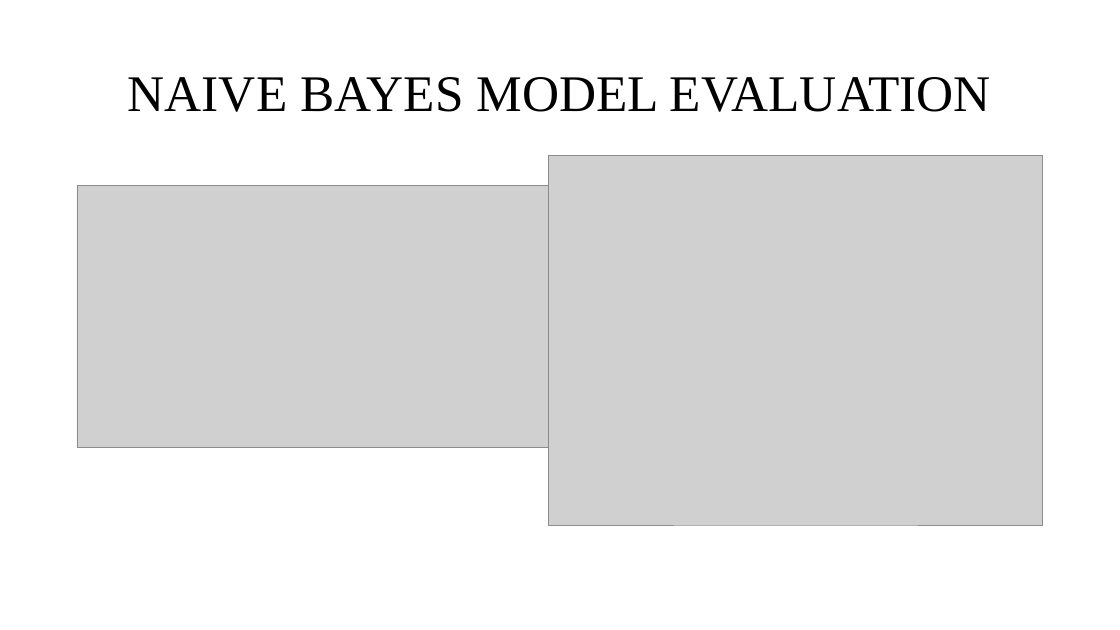
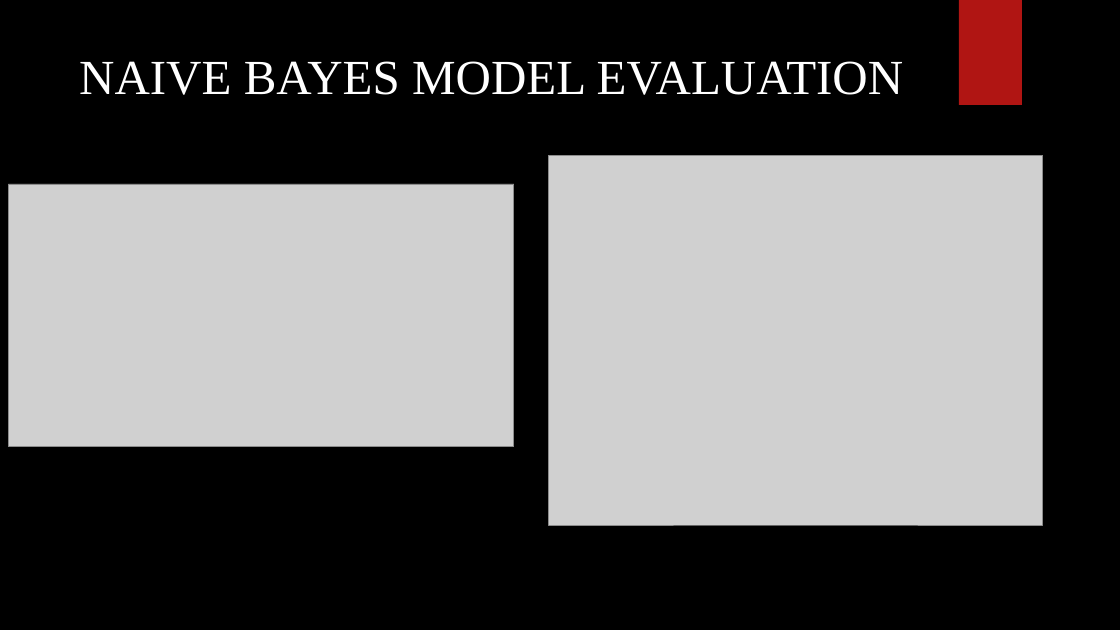
Before and after one commit to Jothish21/Data-Mining-Project-Group4, a slide deck: slide 11 of Group4-Presentation.pptx. Drawn at 1120x630 pixels with LibreOffice and Linux fonts; fonts in the diff are those of the drawing; grey boxes stand for pictures; background and template pictures are left out. Boxes give left, top, right and bottom in pixels: in the first picture for what was removed or moved away, otherwise in the second. Text is boxed around its words. In the diff, an @@ line names an element or a change of style, - is before the commit and + after.

```diff
--- a/Group4-Presentation.pptx
+++ b/Group4-Presentation.pptx
@@ background #FFFFFF to picture (left out) @@
@@ rectangle added at (x1=959, y1=0, x2=1022, y2=105), fill #B01513 @@
@@ title "NAIVE BAYES MODEL EVALUATION" moved from (x1=128, y1=77, x2=991, y2=112) to (x1=79, y1=61, x2=904, y2=95) @@
@@ title "NAIVE BAYES MODEL EVALUATION" at (x1=79, y1=61, x2=904, y2=95): size 44 to 42 pt, text colour #000000 to #FFFFFF; line spacing 0.9 to 1; vertical alignment middle to top @@
@@ ellipse added at (x1=791, y1=154, x2=1049, y2=413), fill gradient #50B9C1 @@
@@ picture moved from (x1=77, y1=186, x2=583, y2=449) to (x1=8, y1=184, x2=514, y2=447) @@
```
Also in this commit, not shown: 13 other slides changed, 2 slides added, 1 slide removed, 1 other file.
